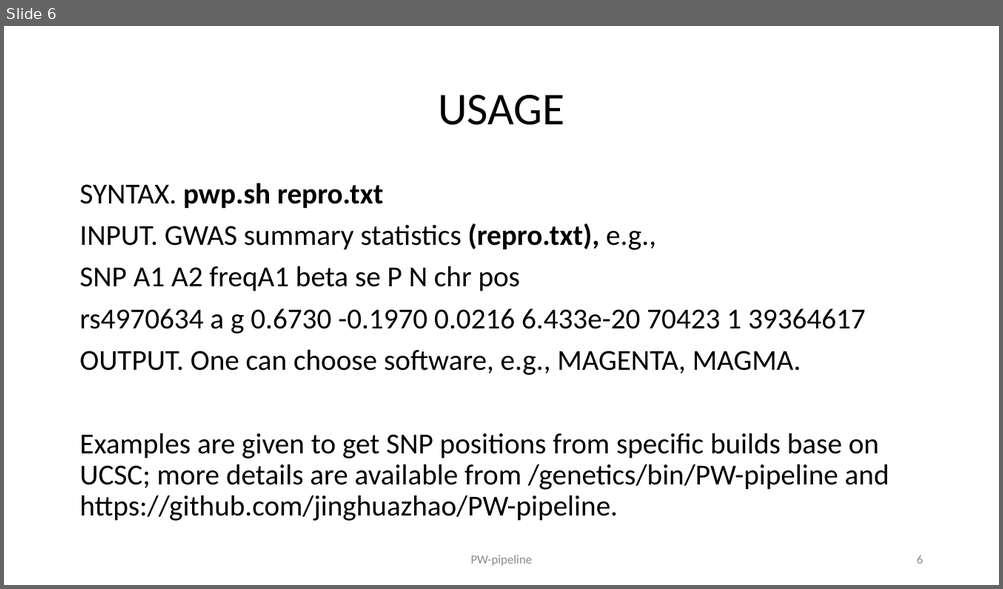
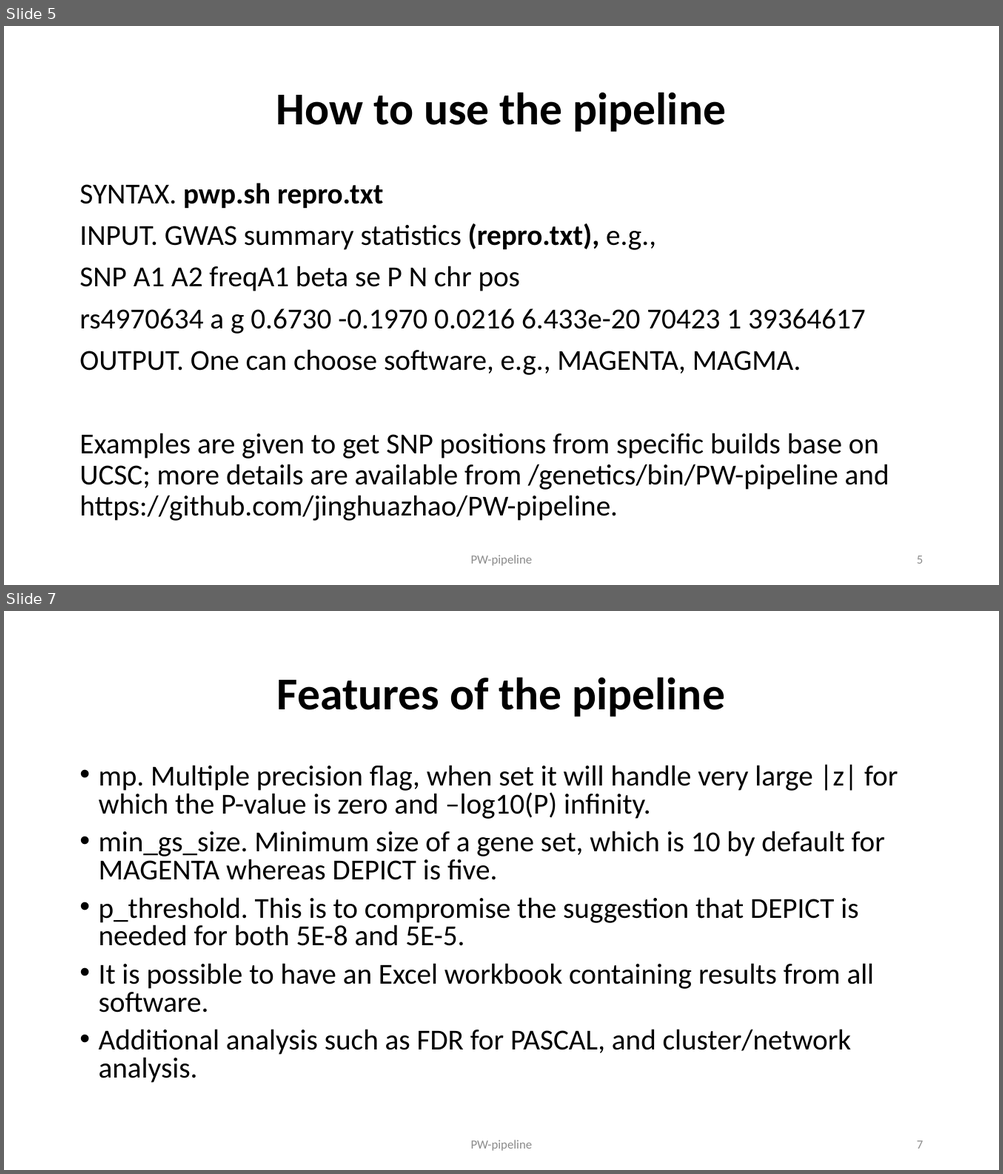
Before and after one commit to jinghuazhao/PW-pipeline, a slide deck: README.pptx. Shown one above the other, each under a label of ours: slide 6 before the commit, slides 5 and 7 after it; the slides between them are not shown. The pictures are 1003x589 and 1003x1174 pixels, drawn with LibreOffice and Linux fonts; fonts in the diff are those of the drawing. Boxes give left, top, right and bottom in pixels: in the first picture for what was removed or moved away, otherwise in the second. Text is boxed around its words. In the diff, an @@ line names an element or a change of style, - is before the commit and + after.

```diff
--- a/README.pptx
+++ b/README.pptx
@@ slide 7 added at (4, 611, 999, 1170), background #FFFFFF @@
@@ title added at (277, 677, 725, 717), 44 pt, text #000000, bold @@
+Features of the pipeline
@@ text added at (99, 764, 897, 1083), 28 pt, text #000000 @@
+• mp. Multiple precision flag, when set it will handle very large |z| for which the P-value is zero and –log10(P) infinity.
+• min_gs_size. Minimum size of a gene set, which is 10 by default for MAGENTA whereas DEPICT is five.
+• p_threshold. This is to compromise the suggestion that DEPICT is needed for both 5E-8 and 5E-5.
+• It is possible to have an Excel workbook containing results from all software.
+• Additional analysis such as FDR for PASCAL, and cluster/network analysis.
@@ text added at (471, 1140, 532, 1151), 12 pt, text #8C8C8C @@
+PW-pipeline
@@ page number added at (916, 1141, 922, 1149), 12 pt, text #8C8C8C @@
+7
@@ what was slide 6 is now slide 5 @@
@@ slide 5 changed as well @@
@@ title at (276, 92, 726, 132): text changed; bold on @@
-USAGE
+How to use the pipeline
@@ page number at (916, 556, 922, 564): text changed @@
-6
+5
```
Also in this commit, not shown: 9 other slides changed, 1 other slide added.
